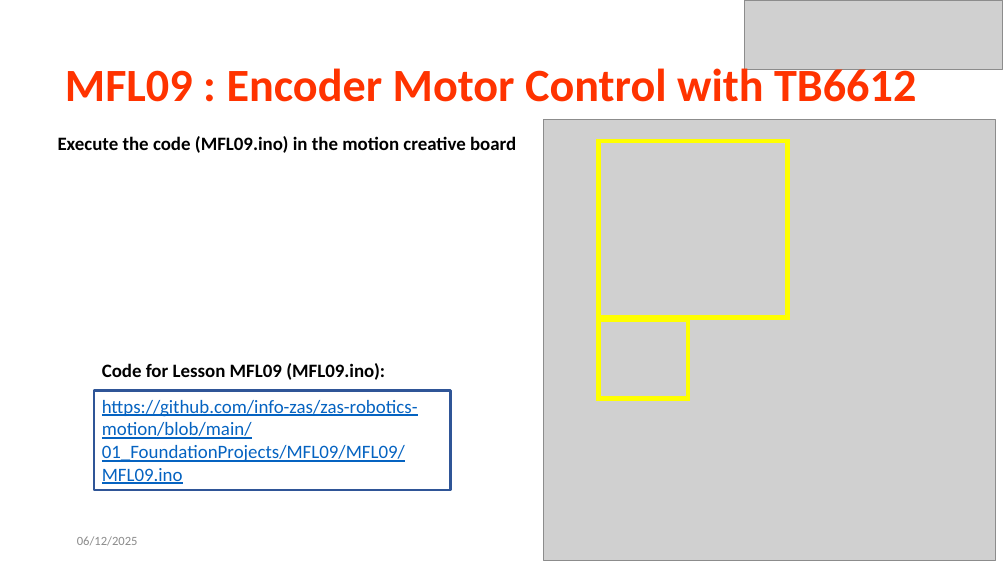
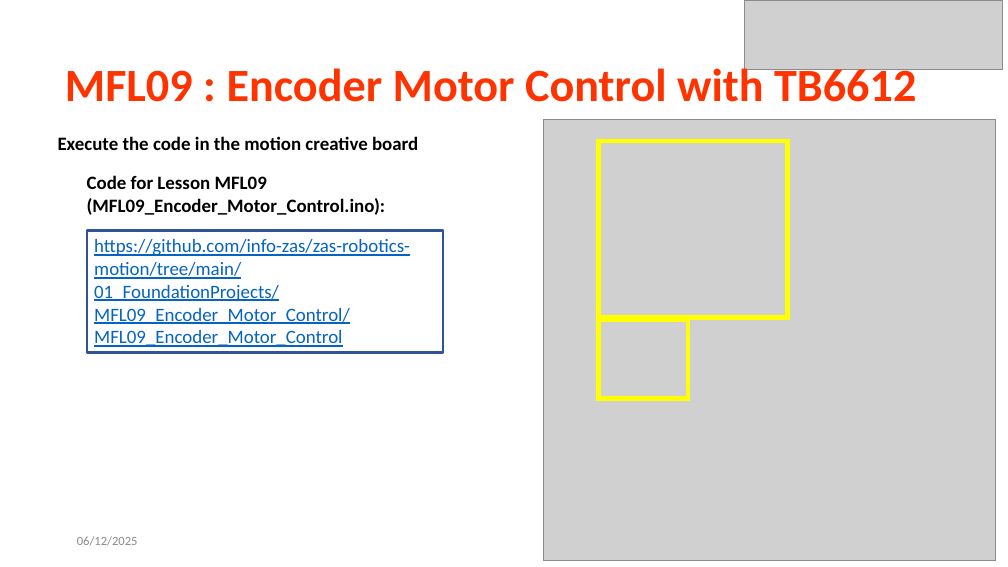
Before and after one commit to info-zas/zas-robotics-motion, a slide deck: slide 5 of 01_FoundationProjects/MFL09_Encoder_Motor_Control/MFL09_Encoder_Motor_Control.pptx. Drawn at 1008x567 pixels with LibreOffice and Linux fonts; fonts in the diff are those of the drawing; grey boxes stand for pictures. Boxes give left, top, right and bottom in pixels: in the first picture for what was removed or moved away, otherwise in the second. Text is boxed around its words. In the diff, an @@ line names an element or a change of style, - is before the commit and + after.

```diff
--- a/01_FoundationProjects/MFL09_Encoder_Motor_Control/MFL09_Encoder_Motor_Control.pptx
+++ b/01_FoundationProjects/MFL09_Encoder_Motor_Control/MFL09_Encoder_Motor_Control.pptx
@@ text at box(58, 136, 418, 150): text changed @@
-Execute the code (MFL09.ino) in the motion creative board
+Execute the code in the motion creative board
@@ text at box(87, 175, 386, 215): text changed @@
-Code for Lesson MFL09 (MFL09.ino):
+Code for Lesson MFL09 (MFL09_Encoder_Motor_Control.ino):
@@ rectangle "https://github.com/info-zas/zas-robotics-motion/tree/main/01 ...": place and size @@
-rectangle "https://github.com/info-zas/zas-robotics-motion/tree/main/01 ..." at box(95, 391, 451, 490)
+rectangle "https://github.com/info-zas/zas-robotics-motion/tree/main/01 ..." at box(87, 231, 443, 353)
@@ text in rectangle at box(94, 239, 410, 347): text changed @@
-https://github.com/info-zas/zas-robotics-motion/blob/main/01_FoundationProjects/MFL09/MFL09/MFL09.ino
+https://github.com/info-zas/zas-robotics-motion/tree/main/01_FoundationProjects/MFL09_Encoder_Motor_Control/MFL09_Encoder_Motor_Control
```
Also in this commit, not shown: 2 other slides changed, 15 other files.
